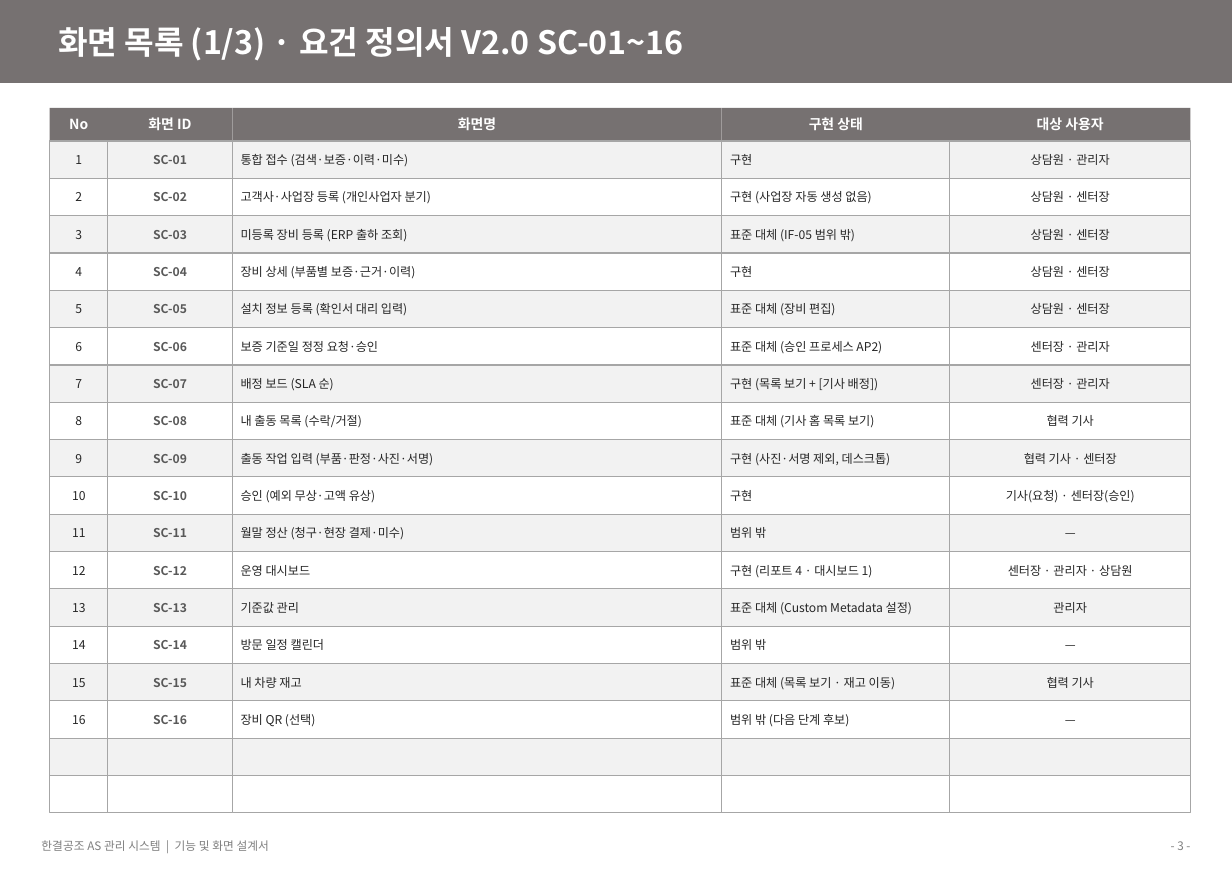
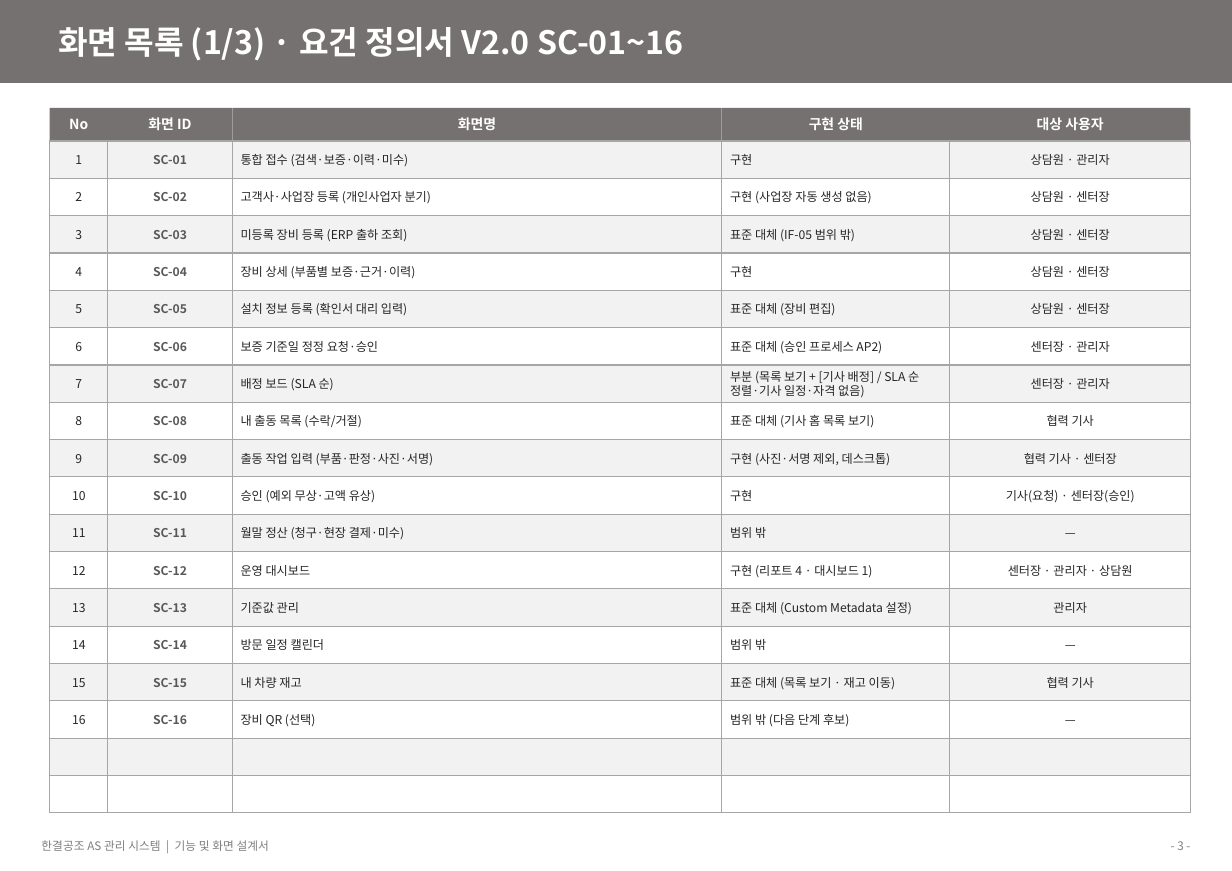
Before and after one commit to dlgkrals/sfdc-onboarding, a slide deck: slide 3 of docs/산출물/03_한결공조_AS관리_기능및화면설계서_V1.1.pptx. Drawn at 1232x871 pixels with LibreOffice and Linux fonts; fonts in the diff are those of the drawing. Boxes give left, top, right and bottom in pixels: in the first picture for what was removed or moved away, otherwise in the second. Text is boxed around its words. In the diff, an @@ line names an element or a change of style, - is before the commit and + after.

Commit message:
화면 설계서 V1.1: SC-07 배정 보드 상태 부분(SLA 순 정렬·기사 일정·자격 없음)

```diff
--- a/docs/산출물/03_한결공조_AS관리_기능및화면설계서_V1.1.pptx
+++ b/docs/산출물/03_한결공조_AS관리_기능및화면설계서_V1.1.pptx
@@ text at [730,371,919,397]: text changed @@
-구현 (목록 보기 + [기사 배정])
+부분 (목록 보기 + [기사 배정] / SLA 순 정렬·기사 일정·자격 없음)
```
Also in this commit, not shown: 2 other slides changed.
